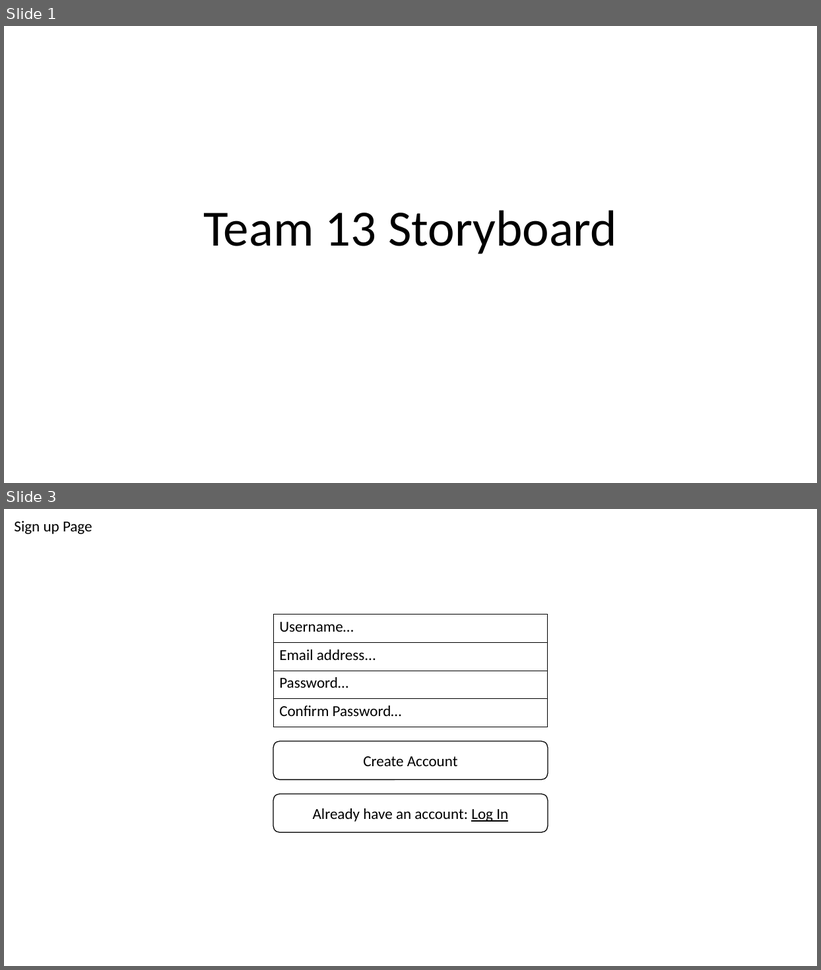
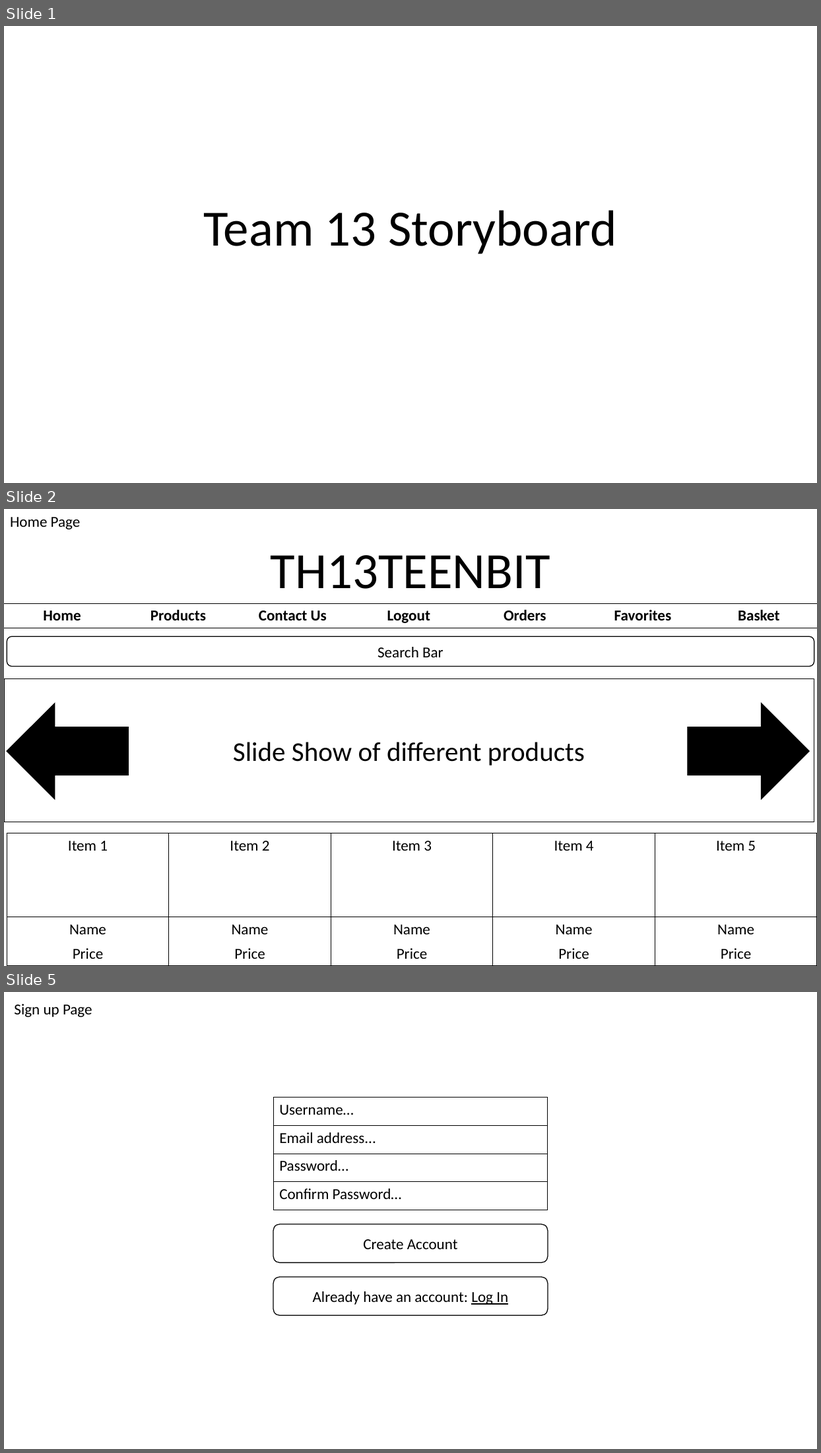
Before and after one commit to HassanAliause/Team-13-TP2, a slide deck: Team 13 Storyboard.pptx. Shown one above the other, each under a label of ours: slides 1 and 3 before the commit, slides 1, 2 and 5 after it; the slides between them are not shown. The pictures are 821x970 and 821x1453 pixels, drawn with LibreOffice and Linux fonts; fonts in the diff are those of the drawing. Boxes give left, top, right and bottom in pixels: in the first picture for what was removed or moved away, otherwise in the second. Text is boxed around its words. In the diff, an @@ line names an element or a change of style, - is before the commit and + after.

Commit message:
Update Team 13 Storyboard.pptx
- Added Home, Product and Individual Products page

```diff
--- a/Team 13 Storyboard.pptx
+++ b/Team 13 Storyboard.pptx
@@ slide 2 added at (4,509,817,966), background #FFFFFF @@
@@ text added at (10,517,81,529), 18 pt, text #000000 @@
+Home Page
@@ text added at (271,555,550,589), 60 pt, text #000000 @@
+TH13TEENBIT
@@ table added at (4,603,815,628), 1 rows, 7 columns @@
+Home | Products | Contact Us | Logout | Orders | Favorites | Basket
@@ rounded rectangle added at (7,636,814,666), fill #FFFFFF, outline #000000 1 pt, 18 pt, text #000000 @@
+Search Bar
@@ rectangle added at (4,679,814,822), fill #FFFFFF, outline #000000 1 pt, 32 pt, text #000000 @@
+Slide Show of different products
@@ right arrow added at (7,704,129,799), fill #000000, outline #000000 1 pt @@
@@ right arrow added at (688,704,809,799), fill #000000, outline #000000 1 pt @@
@@ table added at (7,834,817,966), 3 rows, 5 columns @@
+Item 1 | Item 2 | Item 3 | Item 4 | Item 5
+Name | Name | Name | Name | Name
+Price | Price | Price | Price | Price
@@ what was slide 3 is now slide 5 @@
```
Also in this commit, not shown: 1 slide changed, 1 other slide added.
